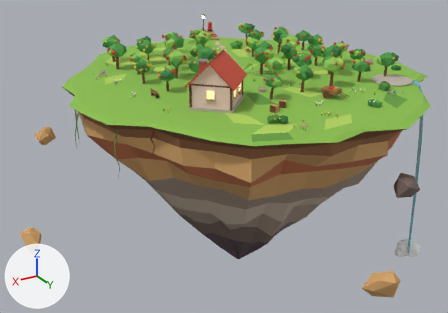
Two versions of the glTF model game/assets/models/island_orchard.glb, one commit apart.
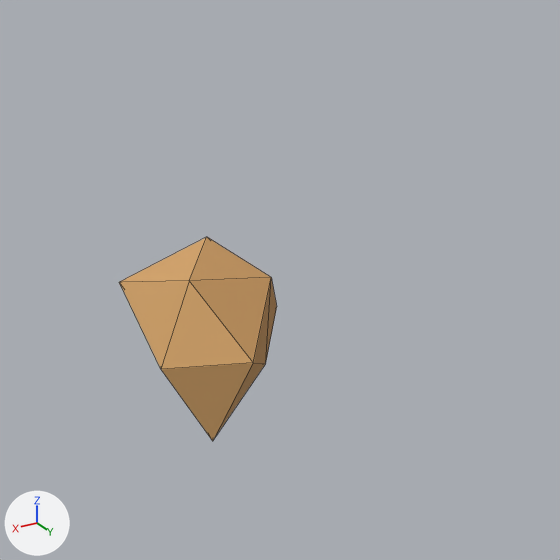
The first picture shows the older version from a 50 mm lens placed at (51.9, 80.9, 27.1), pointed at (4.6, 2.1, -12.3). The close-ups show the older and then the newer version on the part from 1% to 18% of the width and 62% to 87% of the height of that picture. Only the edits that show in the close-ups are written down. Lighting does not change. The marker at lower left points along +X, +Y and +Z. The close-ups show mesh edges as thin lines. Objects named as collision shapes, trigger or cutter boxes, shadow casters or lower levels of detail are left out. Vertices at exactly the same position are counted once.

Script lines for the objects in view, before the commit:
```python
me_debris = bpy.data.meshes.new('Debris')
me_debris.from_pydata(...)  # 48 vertices, 80 faces; spans x -9.8..37.9, y -19.4..37.1, z -20.0..-7.7
# faces by material slot: [60, 20]
me_debris.materials.append(mat_sandstone)  # orange #d9a86c
me_debris.materials.append(mat_rock_dark)  # brown #7c6a62
ob_debris = bpy.data.objects.new('Debris', me_debris)
ob_debris.location = (0.0, 0.0, 0.0)
```
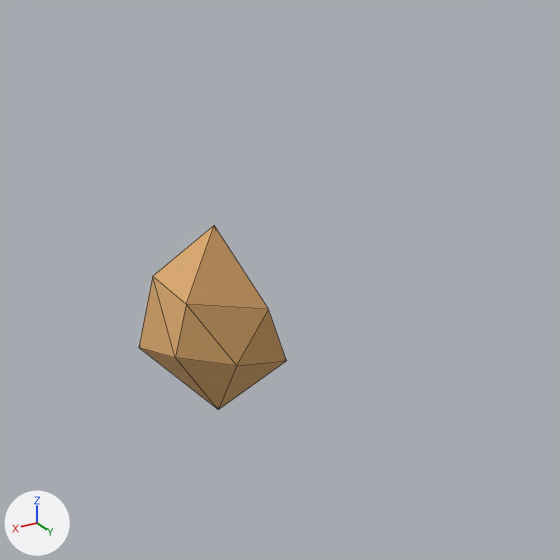
Where the change shows, as pixel boxes (x1, y1, x2, y2) in the close-ups (560 x 560 px):
'Debris', reshaped: before (119, 237, 277, 441); after (139, 225, 287, 410)

Patch to the scene script:
```diff
--- a/game/assets/models/island_orchard.glb.py
+++ b/game/assets/models/island_orchard.glb.py
@@ me_debris @@
 # used by ob_debris; location = (0.0, 0.0, 0.0)
-me_debris.from_pydata(...)  # 48 vertices, 80 faces; spans x -9.8..37.9, y -19.4..37.1, z -20.0..-7.7
-me_debris.vertices[12].co = (36.1, 6.3, -16.6)  # pixel (253, 362)
-me_debris.vertices[13].co = (35.6, 4.8, -17.6)  # pixel (265, 363)
-me_debris.vertices[14].co = (35.3, 4.7, -15.9)  # pixel (271, 277)
-me_debris.vertices[15].co = (36.8, 5.0, -15.3)  # pixel (189, 280)
-me_debris.vertices[16].co = (37.6, 5.2, -16.9)  # pixel (160, 369)
-me_debris.vertices[17].co = (36.9, 5.5, -18.5)  # pixel (212, 441)
-me_debris.vertices[18].co = (35.0, 3.8, -17.0)  # pixel (276, 306)
-me_debris.vertices[19].co = (36.1, 3.4, -15.4)  # pixel (206, 236)
-me_debris.vertices[20].co = (37.9, 4.0, -15.5)  # pixel (119, 282)
-me_debris.vertices[21].co = (37.2, 3.8, -17.2)
-me_debris.vertices[22].co = (36.1, 3.4, -18.5)
-me_debris.vertices[23].co = (36.8, 2.7, -16.5)
+me_debris.from_pydata(...)  # 48 vertices, 80 faces; spans x -9.6..37.6, y -20.0..36.5, z -20.3..-7.8
+# me_debris part 1
+me_debris.vertices[12].co = (36.3, 5.8, -16.9)  # pixel (236, 365)
+me_debris.vertices[13].co = (35.2, 4.7, -17.7)  # pixel (286, 360)
+me_debris.vertices[14].co = (35.5, 5.1, -16.3)  # pixel (268, 309)
+me_debris.vertices[15].co = (37.0, 5.4, -15.5)  # pixel (186, 304)
+me_debris.vertices[16].co = (37.4, 5.4, -16.6)  # pixel (175, 357)
+me_debris.vertices[17].co = (36.6, 4.9, -18.2)  # pixel (218, 409)
+me_debris.vertices[18].co = (35.7, 3.9, -16.8)
+me_debris.vertices[19].co = (36.0, 3.7, -15.0)  # pixel (214, 225)
+me_debris.vertices[20].co = (37.3, 4.0, -15.6)  # pixel (152, 276)
+me_debris.vertices[21].co = (37.6, 3.5, -17.3)  # pixel (138, 347)
+me_debris.vertices[22].co = (36.3, 3.6, -18.0)
+me_debris.vertices[23].co = (36.5, 2.7, -16.9)
+# other edits to the shape of me_debris do not show in these pictures
 me_debris.materials.append(mat_sandstone)
```
